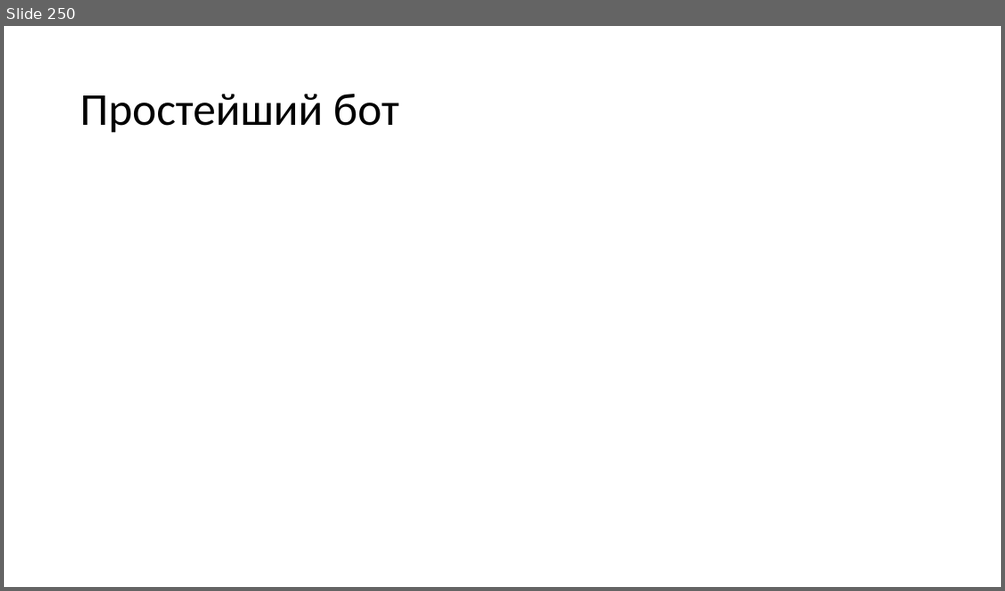
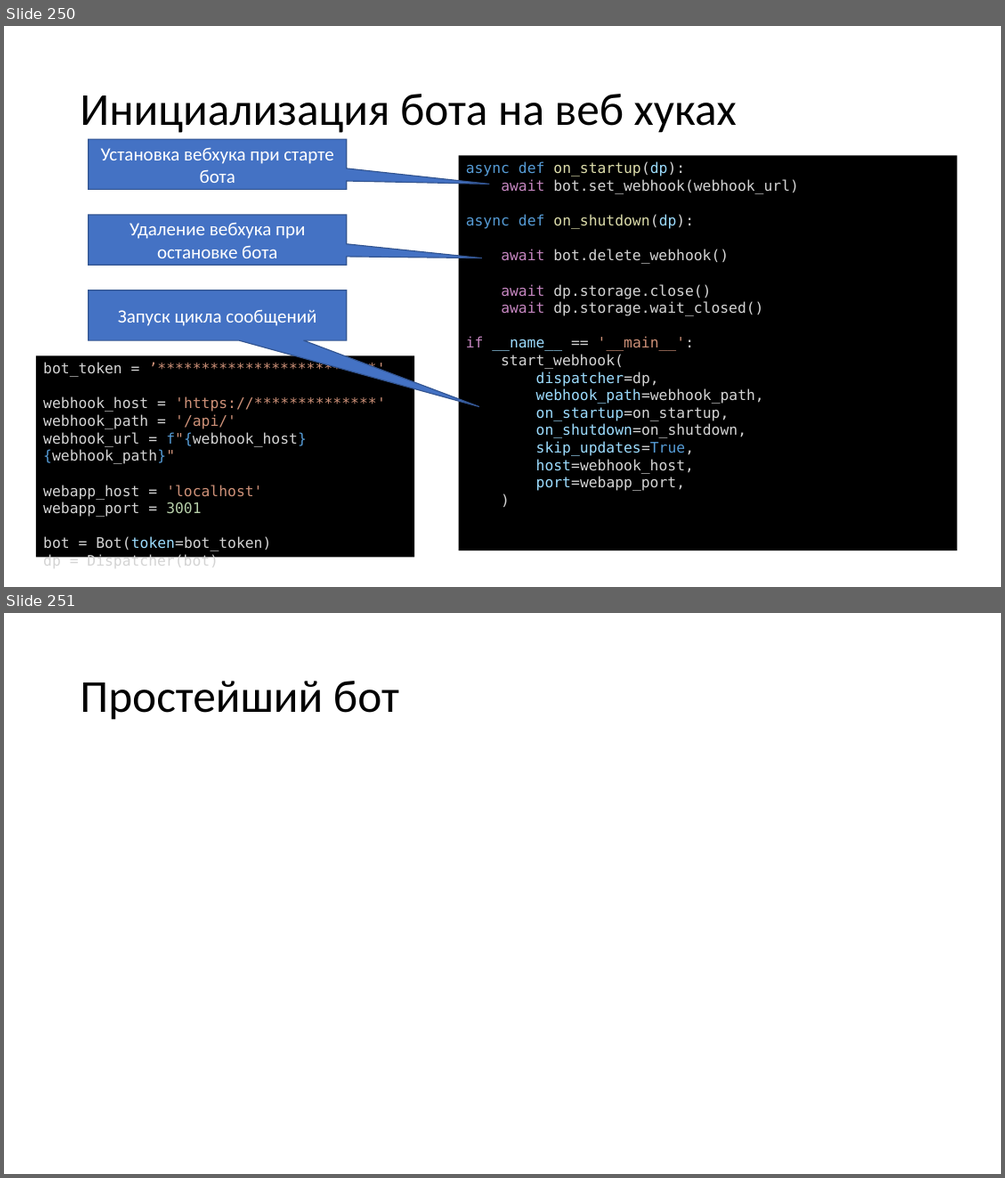
Before and after one commit to paveltsytovich/telegram-course, a slide deck: Presentation/Разработка ботов для телеграмм на Python.pptx. Shown one above the other, each under a label of ours: slide 250 before the commit, slides 250 and 251 after it. The pictures are 1005x591 and 1005x1178 pixels, drawn with LibreOffice and Linux fonts; fonts in the diff are those of the drawing. Boxes give left, top, right and bottom in pixels: in the first picture for what was removed or moved away, otherwise in the second. Text is boxed around its words. In the diff, an @@ line names an element or a change of style, - is before the commit and + after.

Commit message:
слайды про инициализацию на веб хуках

```diff
--- a/Presentation/Разработка ботов для телеграмм на Python.pptx
+++ b/Presentation/Разработка ботов для телеграмм на Python.pptx
@@ slide 250 added at [4, 26, 1001, 587], background #FFFFFF @@
@@ title added at [80, 94, 736, 133], 44 pt, text #000000 @@
+Инициализация бота на веб хуках
@@ speech box added at [89, 139, 347, 189], fill #4472C4, outline #325491 1 pt, 18 pt, text #FFFFFF @@
+Установка вебхука при старте бота
@@ rectangle added at [459, 155, 957, 550], fill #000000, 14 pt, text #D4D4D4 @@
+async def on_startup(dp):
+await bot.set_webhook(webhook_url)
+async def on_shutdown(dp):
+await bot.delete_webhook()
+await dp.storage.close()
+await dp.storage.wait_closed()
+if __name__ == '__main__':
+start_webhook(
+dispatcher=dp,
+webhook_path=webhook_path,
+on_startup=on_startup,
+on_shutdown=on_shutdown,
+skip_updates=True,
+host=webhook_host,
+port=webapp_port,
+)
@@ speech box added at [89, 215, 347, 265], fill #4472C4, outline #325491 1 pt, 18 pt, text #FFFFFF @@
+Удаление вебхука при остановке бота
@@ speech box added at [89, 290, 347, 340], fill #4472C4, outline #325491 1 pt, 18 pt, text #FFFFFF @@
+Запуск цикла сообщений
@@ rectangle added at [36, 356, 414, 557], fill #000000, 14 pt, text #D4D4D4 @@
+bot_token = ’*************************'
+webhook_host = 'https://**************'
+webhook_path = '/api/'
+webhook_url = f"{webhook_host}{webhook_path}"
+webapp_host = 'localhost'
+webapp_port = 3001
+bot = Bot(token=bot_token)
+dp = Dispatcher(bot)
@@ what was slide 250 is now slide 251 @@
```
Also in this commit, not shown: 1 other file.
